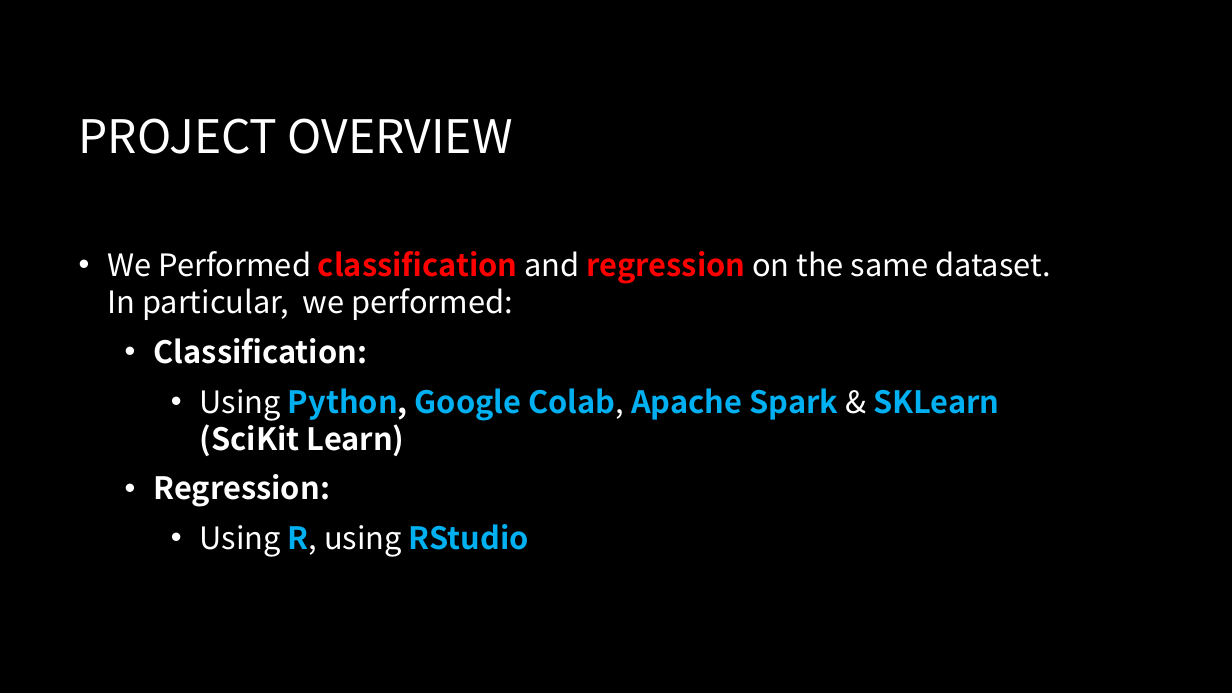
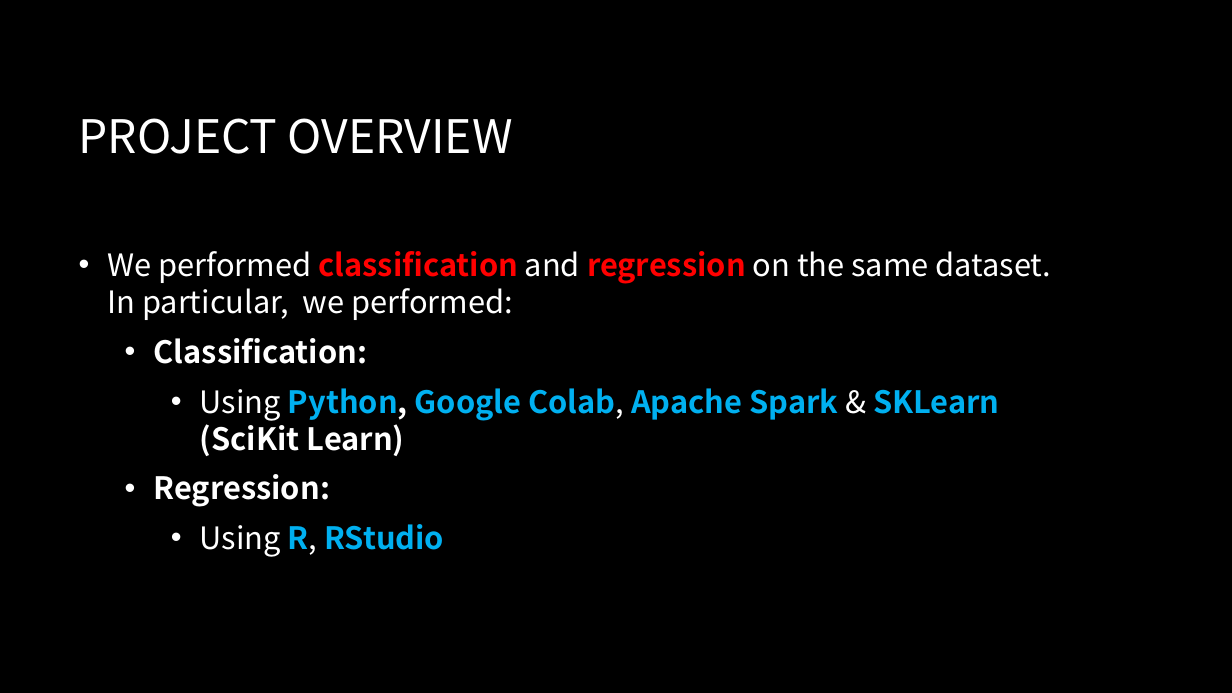
Before and after one commit to michelegargiulo/UNISA2020_StatisticalDataAnalysis, a slide deck: slide 2 of ProjectPresentation.pptx. Drawn at 1232x693 pixels with LibreOffice and Linux fonts; fonts in the diff are those of the drawing; background and template pictures are left out. Boxes give left, top, right and bottom in pixels: in the first picture for what was removed or moved away, otherwise in the second. Text is boxed around its words. In the diff, an @@ line names an element or a change of style, - is before the commit and + after.

```diff
--- a/ProjectPresentation.pptx
+++ b/ProjectPresentation.pptx
@@ text at box(107, 251, 1052, 320): text changed @@
-• We Performed classification and regression on the same dataset. In particular, we performed:
+• We performed classification and regression on the same dataset. In particular, we performed:
@@ text at box(200, 524, 444, 557): text changed; text colour #FFFFFF to #00B0F0; bold on @@
-    • Using R, using RStudio
+    • Using R, RStudio
```
Also in this commit, not shown: 6 other slides changed.
